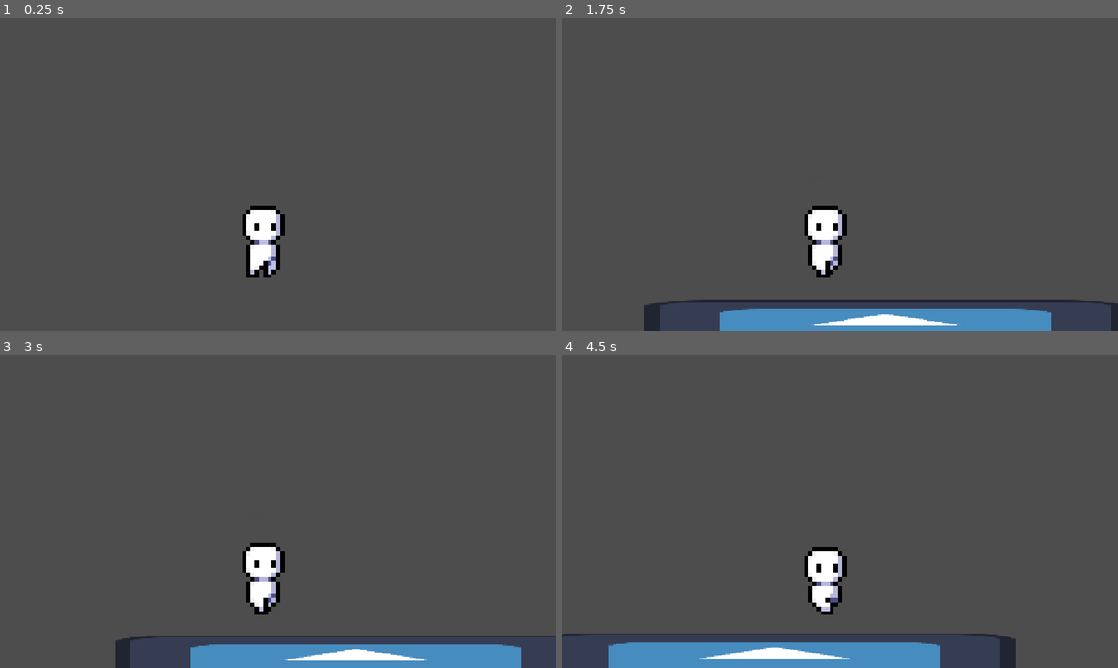
Above: before the commit, frames 1-4 (two rows, left to right).
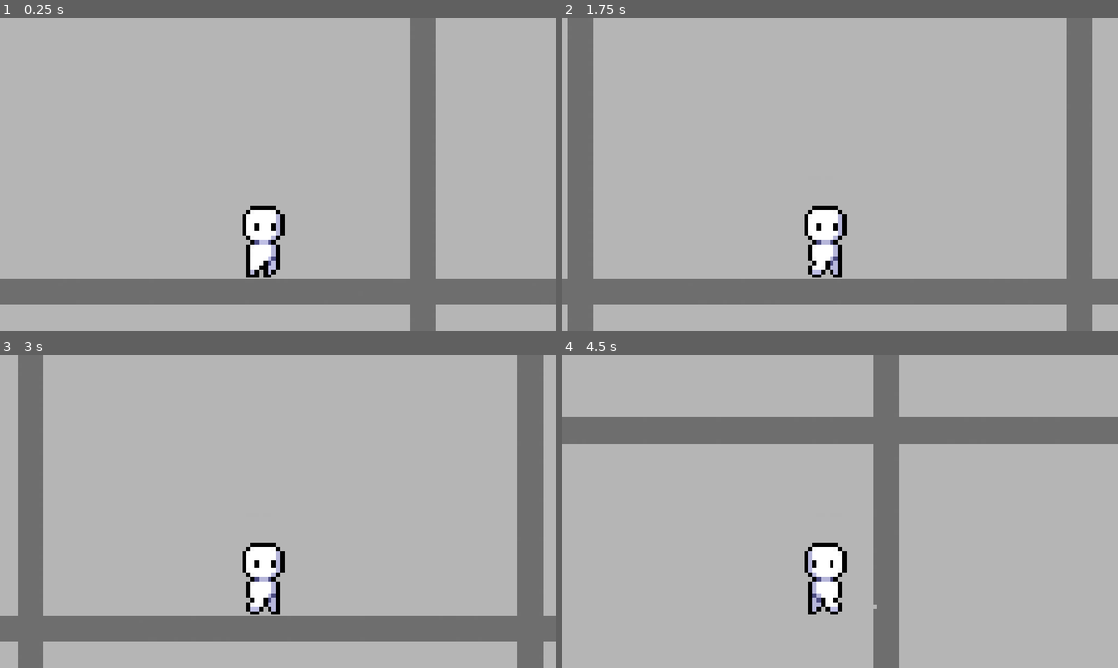
Above: after the commit, the same moments.

Repository: neonvalkyrie02/summer-game-jam26
Game: Godot game, scene res://main.tscn
The game is run twice, just before and just after one commit, with the same random seed, the same clock (stepped at 60 frames per second) and the same inputs. The engine's default icon, where the game draws it, is replaced by a stand-in: a white triangle on a blue panel in a dark square.
Inputs:
- Up to frame 1 (0.25 s): no input
- Up to frame 2 (1.75 s): tap Enter at 0.5 s; hold Shift (action_sprint, bound only after the commit) 0.53-1.28 s; hold Right (ui_right) from 0.53 s (still down); tap Up (ui_up) at 0.77, 0.8, 1.07, 1.35, 1.52 s; tap Shift (action_sprint, bound only after the commit) at 1.55 s
- Up to frame 3 (3 s): tap Up (ui_up) at 1.82, 2.3 s; release Right (ui_right) at 2.03 s; hold Left (ui_left) 2.03-2.78 s; tap F (action_use) at 2.1 s; hold Right (ui_right) from 2.78 s (still down); tap Shift (action_sprint, bound only after the commit) at 2.85 s
- Up to frame 4 (4.5 s): tap Up (ui_up) at 3.02, 3.32, 3.77, 3.8, 4.07, 4.35 s; hold Shift (action_sprint, bound only after the commit) 3.53-4.28 s; release Right (ui_right) at 4.28 s; hold Left (ui_left) from 4.28 s (still down)

The runs differ from the first frame. In frame 1, 99% of the frame differs, in the area x 0-100%, y 0-100%; in frame 2, 99%; in frame 3, 99%; in frame 4, 99%.

Commit message:
add more animations and colliders

Diff:
--- a/main.tscn
+++ b/main.tscn
@@ -1,24 +1,14 @@
 [gd_scene format=3 uid="uid://cqow47bch5ocs"]
 
 [ext_resource type="PackedScene" uid="uid://ckudr8chj1kgo" path="res://player.tscn" id="1_ig7tw"]
-[ext_resource type="Texture2D" uid="uid://4q335xxs2p" path="res://icon.svg" id="2_0xm2m"]
-
-[sub_resource type="RectangleShape2D" id="RectangleShape2D_5fmfn"]
-size = Vector2(130.01575, 122.10527)
+[ext_resource type="PackedScene" uid="uid://c7vmqka4aaflo" path="res://submarine.tscn" id="2_0xm2m"]
 
 [node name="Main" type="Node" unique_id=1265064031]
 
 [node name="Player" parent="." unique_id=578066036 instance=ExtResource("1_ig7tw")]
+position = Vector2(152, 298)
 
-[node name="Floor" type="Sprite2D" parent="." unique_id=828924094]
-position = Vector2(554.49994, 384.5)
-scale = Vector2(8.6640625, 0.88281256)
-texture = ExtResource("2_0xm2m")
-
-[node name="StaticBody2D" type="StaticBody2D" parent="Floor" unique_id=148216941]
-scale = Vector2(1, 0.99999994)
-
-[node name="CollisionShape2D" type="CollisionShape2D" parent="Floor/StaticBody2D" unique_id=1549611813]
-position = Vector2(-1.0078735, 2.1052856)
-scale = Vector2(1.0000001, 0.9999999)
-shape = SubResource("RectangleShape2D_5fmfn")
+[node name="Submarine" parent="." unique_id=129629463 instance=ExtResource("2_0xm2m")]
+z_index = -1
+position = Vector2(-4854, 1268)
+scale = Vector2(10, 10)
--- a/player.gd
+++ b/player.gd
@@ -3,6 +3,8 @@
 @onready var _animation_tree = $AnimationTree
 
 const SPEED = 300.0
+const SPRINT = 1000.0
+
 const JUMP_VELOCITY = -400.0
 var sit = false
 var use = false
@@ -20,6 +22,7 @@
 	# Handle jump.
 	if Input.is_action_just_pressed("ui_up") and is_on_floor():
 		velocity.y = JUMP_VELOCITY
+		sit = false
 
 	if Input.is_action_just_pressed("ui_down") and is_on_floor():
 		sit = true
@@ -31,8 +34,12 @@
 	# As good practice, you should replace UI actions with custom gameplay actions.
 	var direction := Input.get_axis("ui_left", "ui_right")
 	if direction:
-		velocity.x = direction * SPEED
+		$PlayerSprite.scale.x = abs($PlayerSprite.scale.x) * direction
 		sit = false
+		if Input.is_action_pressed("action_sprint"):
+			velocity.x = direction * SPRINT
+		else:
+			velocity.x = direction * SPEED
 	else:
 		velocity.x = move_toward(velocity.x, 0, SPEED)
 
--- a/player.tscn
+++ b/player.tscn
@@ -5,14 +5,14 @@
 [ext_resource type="AnimationNodeStateMachine" uid="uid://me7xslt3tcc1" path="res://player_animation_states.tres" id="3_i3pqv"]
 
 [sub_resource type="RectangleShape2D" id="RectangleShape2D_5fmfn"]
-size = Vector2(111.25, 169.01666)
+size = Vector2(104, 169.01666)
 
 [sub_resource type="Animation" id="Animation_onrkg"]
 length = 0.001
 tracks/0/type = "value"
 tracks/0/imported = false
 tracks/0/enabled = true
-tracks/0/path = NodePath("Sprite2D:frame")
+tracks/0/path = NodePath("PlayerSprite:frame")
 tracks/0/interp = 1
 tracks/0/loop_wrap = true
 tracks/0/keys = {
@@ -30,7 +30,7 @@
 tracks/0/type = "value"
 tracks/0/imported = false
 tracks/0/enabled = true
-tracks/0/path = NodePath("Sprite2D:frame")
+tracks/0/path = NodePath("PlayerSprite:frame")
 tracks/0/interp = 1
 tracks/0/loop_wrap = true
 tracks/0/keys = {
@@ -47,7 +47,7 @@
 tracks/0/type = "value"
 tracks/0/imported = false
 tracks/0/enabled = true
-tracks/0/path = NodePath("Sprite2D:frame")
+tracks/0/path = NodePath("PlayerSprite:frame")
 tracks/0/interp = 1
 tracks/0/loop_wrap = true
 tracks/0/keys = {
@@ -62,7 +62,7 @@
 tracks/0/type = "value"
 tracks/0/imported = false
 tracks/0/enabled = true
-tracks/0/path = NodePath("Sprite2D:frame")
+tracks/0/path = NodePath("PlayerSprite:frame")
 tracks/0/interp = 1
 tracks/0/loop_wrap = true
 tracks/0/keys = {
@@ -70,6 +70,24 @@
 "transitions": PackedFloat32Array(1, 1),
 "update": 1,
 "values": [40, 41]
+}
+
+[sub_resource type="Animation" id="Animation_1jxqw"]
+resource_name = "sprint"
+length = 0.39999999999999997
+loop_mode = 1
+step = 0.1
+tracks/0/type = "value"
+tracks/0/imported = false
+tracks/0/enabled = true
+tracks/0/path = NodePath("PlayerSprite:frame")
+tracks/0/interp = 1
+tracks/0/loop_wrap = true
+tracks/0/keys = {
+"times": PackedFloat32Array(0, 0.1, 0.2, 0.3),
+"transitions": PackedFloat32Array(1, 1, 1, 1),
+"update": 1,
+"values": [12, 13, 14, 15]
 }
 
 [sub_resource type="Animation" id="Animation_i3pqv"]
@@ -80,7 +98,7 @@
 tracks/0/type = "value"
 tracks/0/imported = false
 tracks/0/enabled = true
-tracks/0/path = NodePath("Sprite2D:frame")
+tracks/0/path = NodePath("PlayerSprite:frame")
 tracks/0/interp = 1
 tracks/0/loop_wrap = true
 tracks/0/keys = {
@@ -96,6 +114,7 @@
 &"idle": SubResource("Animation_hqtel"),
 &"kick": SubResource("Animation_2hs0m"),
 &"sit": SubResource("Animation_sweqy"),
+&"sprint": SubResource("Animation_1jxqw"),
 &"walk": SubResource("Animation_i3pqv")
 }
 
@@ -103,13 +122,13 @@
 script = ExtResource("1_onrkg")
 
 [node name="CollisionShape2D" type="CollisionShape2D" parent="." unique_id=343886040]
-position = Vector2(53.375, -81.49167)
+position = Vector2(57, -81.49167)
 shape = SubResource("RectangleShape2D_5fmfn")
 
 [node name="Camera2D" type="Camera2D" parent="." unique_id=420452329]
 position = Vector2(90, -236)
 
-[node name="Sprite2D" type="Sprite2D" parent="." unique_id=1068523347]
+[node name="PlayerSprite" type="Sprite2D" parent="." unique_id=1068523347]
 position = Vector2(56, -114.99999)
 scale = Vector2(9.8, 9.8)
 texture = ExtResource("1_4flbx")
--- a/player_animation_states.tres
+++ b/player_animation_states.tres
@@ -8,6 +8,9 @@
 
 [sub_resource type="AnimationNodeAnimation" id="AnimationNodeAnimation_i3pqv"]
 animation = &"sit"
+
+[sub_resource type="AnimationNodeAnimation" id="AnimationNodeAnimation_7ecmx"]
+animation = &"sprint"
 
 [sub_resource type="AnimationNodeAnimation" id="AnimationNodeAnimation_hqtel"]
 animation = &"walk"
@@ -26,7 +29,7 @@
 
 [sub_resource type="AnimationNodeStateMachineTransition" id="AnimationNodeStateMachineTransition_b26j0"]
 advance_mode = 2
-advance_expression = "velocity.x"
+advance_expression = "velocity"
 
 [sub_resource type="AnimationNodeStateMachineTransition" id="AnimationNodeStateMachineTransition_i3pqv"]
 advance_mode = 2
@@ -47,6 +50,14 @@
 switch_mode = 2
 advance_mode = 2
 
+[sub_resource type="AnimationNodeStateMachineTransition" id="AnimationNodeStateMachineTransition_cl6bg"]
+advance_mode = 2
+advance_expression = "abs(velocity.x) > 400"
+
+[sub_resource type="AnimationNodeStateMachineTransition" id="AnimationNodeStateMachineTransition_qqf8s"]
+advance_mode = 2
+advance_expression = "abs(velocity.x) < 400"
+
 [resource]
 states/End/position = Vector2(804, 70)
 states/Start/position = Vector2(804, 136)
@@ -56,7 +67,9 @@
 states/kick/position = Vector2(549, 230)
 states/sit/node = SubResource("AnimationNodeAnimation_i3pqv")
 states/sit/position = Vector2(556, 41)
+states/sprint/node = SubResource("AnimationNodeAnimation_7ecmx")
+states/sprint/position = Vector2(697, 49)
 states/walk/node = SubResource("AnimationNodeAnimation_hqtel")
 states/walk/position = Vector2(661, 136)
-transitions = ["idle", "walk", SubResource("AnimationNodeSta …(577 unchanged characters)… mationNodeStateMachineTransition_qjthx")]
+transitions = ["idle", "walk", SubResource("AnimationNodeSta …(577 unchanged characters)… mationNodeStateMachineTransition_qjthx"), "walk", "sprint", SubResource("AnimationNodeStateMachineTransition_cl6bg"), "sprint", "walk", SubResource("AnimationNodeStateMachineTransition_qqf8s")]
 graph_offset = Vector2(76, 22)
--- a/project.godot
+++ b/project.godot
@@ -62,6 +62,11 @@
 , Object(InputEventKey,"resource_local_to_scene":false,"resource_name":"","device":-1,"window_id":0,"alt_pressed":false …(182 unchanged characters)…
 ]
 }
+action_sprint={
+"deadzone": 0.2,
+"events": [Object(InputEventKey,"resource_local_to_scene":false,"resource_name":"","device":-1,"window_id":0,"alt_pressed":false,"shift_pressed":false,"ctrl_pressed":false,"meta_pressed":false,"pressed":false,"keycode":4194325,"physical_keycode":0,"key_label":0,"unicode":0,"location":0,"echo":false,"script":null)
+]
+}
 
 [physics]
 
--- /dev/null
+++ b/submarine.tscn
@@ -0,0 +1,50 @@
+[gd_scene format=3 uid="uid://c7vmqka4aaflo"]
+
+[ext_resource type="Texture2D" uid="uid://56bffx5nw5rb" path="res://assets/Liam/Submarine.png" id="1_3uq8f"]
+
+[sub_resource type="RectangleShape2D" id="RectangleShape2D_5fmfn"]
+size = Vector2(139, 6)
+
+[sub_resource type="RectangleShape2D" id="RectangleShape2D_7urp3"]
+size = Vector2(349, 6)
+
+[sub_resource type="RectangleShape2D" id="RectangleShape2D_j4ufb"]
+size = Vector2(251, 6)
+
+[sub_resource type="RectangleShape2D" id="RectangleShape2D_k4f85"]
+size = Vector2(710, 6)
+
+[sub_resource type="RectangleShape2D" id="RectangleShape2D_3uq8f"]
+size = Vector2(14, 122)
+
+[node name="Submarine" type="Node2D" unique_id=129629463]
+
+[node name="Sprite2D" type="Sprite2D" parent="." unique_id=1967093523]
+position = Vector2(513, -153)
+texture = ExtResource("1_3uq8f")
+
+[node name="StaticBody2D" type="StaticBody2D" parent="." unique_id=706232350]
+
+[node name="CollisionShape2D" type="CollisionShape2D" parent="StaticBody2D" unique_id=1155473434]
+position = Vector2(301.5, -91)
+shape = SubResource("RectangleShape2D_5fmfn")
+
+[node name="CollisionShape2D2" type="CollisionShape2D" parent="StaticBody2D" unique_id=1721821360]
+position = Vector2(826.5, -91)
+shape = SubResource("RectangleShape2D_7urp3")
+
+[node name="CollisionShape2D3" type="CollisionShape2D" parent="StaticBody2D" unique_id=1735809846]
+position = Vector2(509.5, -91)
+shape = SubResource("RectangleShape2D_j4ufb")
+
+[node name="CollisionShape2D4" type="CollisionShape2D" parent="StaticBody2D" unique_id=2108717494]
+position = Vector2(589, -26)
+shape = SubResource("RectangleShape2D_k4f85")
+
+[node name="CollisionShape2D5" type="CollisionShape2D" parent="StaticBody2D" unique_id=45187178]
+position = Vector2(229, -84)
+shape = SubResource("RectangleShape2D_3uq8f")
+
+[node name="FrontHull" type="CollisionPolygon2D" parent="StaticBody2D" unique_id=635015185]
+position = Vector2(229, -84)
+polygon = PackedVector2Array(768, -32, 774, -10, 773, 6, 760, 28, 733, 45, 705, 56, 718, 58, 784, 40, 793, -51, 740, -70, 739, -54)
